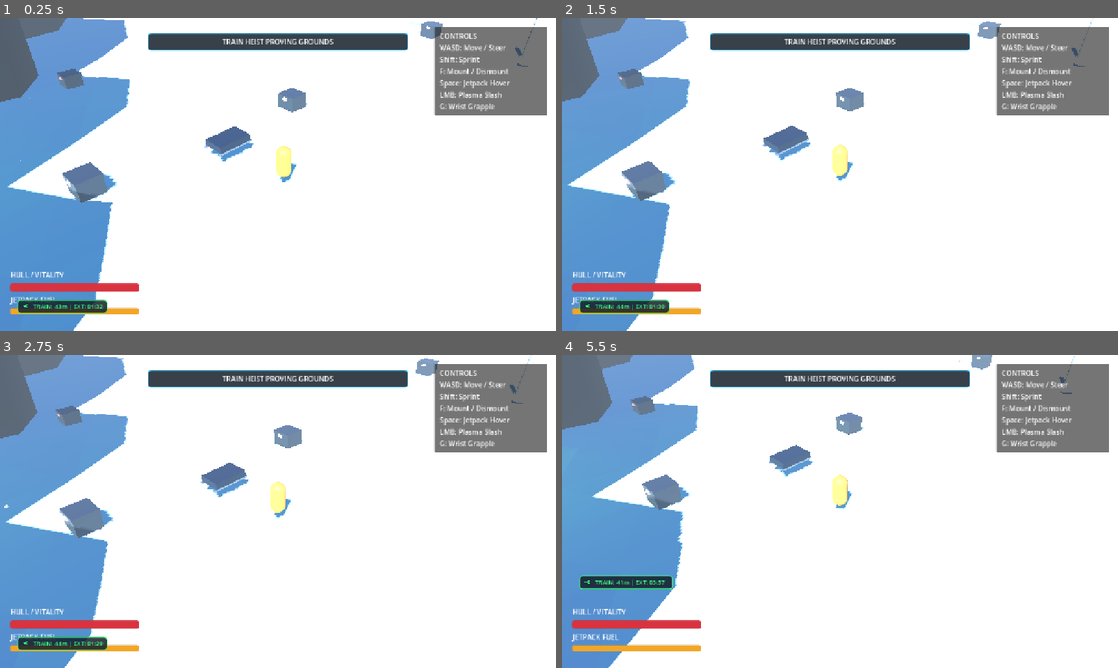
Above: before the commit, frames 1-4 (two rows, left to right).
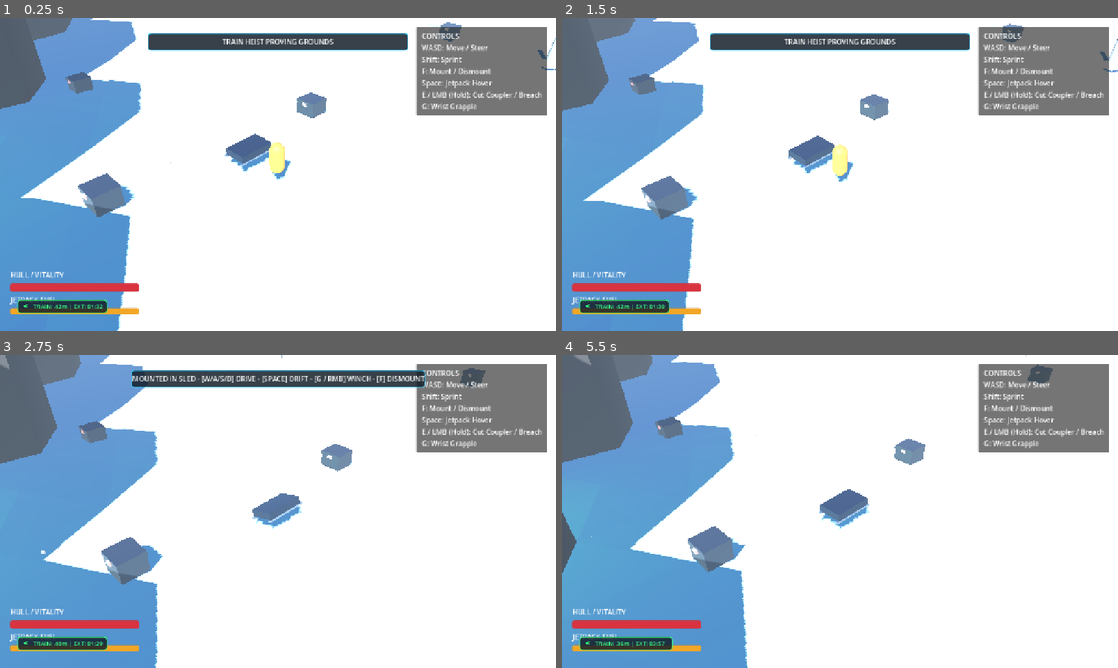
Above: after the commit, the same moments.

Repository: mcintalmo/drift
Game: Godot game, scene res://scenes/world/ActiveTrainHeistSector.tscn
Two runs of this game, one before a commit and one after it. Both use one fixed random seed, a clock stepped at 60 frames per second and the inputs below. This scene is started directly instead of the project's main scene.
Inputs (mouse positions are in pixels of both pictures, inside the frame that each line leads up to):
- Up to frame 1 (0.25 s): no input
- Up to frame 2 (1.5 s): tap Enter (ui_accept) at 0.5, 0.77, 1.25 s; move the mouse to (962, 158) at 0.52 s; press the mouse at (962, 158) at 0.53 s; hold E (pilot_lean_right) 0.53-1.25 s; release the mouse at (962, 158) at 1.25 s; drag from (728, 190) to (812, 237) at 1.27 s
- Up to frame 3 (2.75 s): tap Enter (ui_accept) at 2 s; move the mouse to (333, 442) at 2.02 s; hold E (pilot_lean_right) from 2.03 s (still down); hold F (pilot_mount_dismount) from 2.03 s (still down); click (333, 442) at 2.3 s
- Up to frame 4 (5.5 s): release E (pilot_lean_right) at 2.75 s; release F (pilot_mount_dismount) at 2.75 s; drag from (812, 574) to (673, 464) at 2.77 s; tap Enter (ui_accept) at 3.5, 3.77, 4.25 s; move the mouse to (1006, 558) at 3.52 s; hold Q (pilot_lean_left) 3.53-4.25 s; hold Shift (sprint) 3.53-4.25 s; click (1006, 558) at 3.8 s; drag from (673, 464) to (756, 433) at 4.27 s; move the mouse to (867, 511) at 5.02 s; press the mouse at (867, 511) at 5.03 s; hold S (brake_reverse) from 5.03 s (still down)

The runs differ from the first frame. In frame 1, 9.5% of the frame differs, in the area x 0-100%, y 0-100%; in frame 2, 11%; in frame 3, 17%; in frame 4, 22%, in the area x 0-98%, y 0-100%.

Commit message:
Enlarge train cars, widen spacing to 15m, and add hold-to-interact donut coupler cutting

Diff:
--- a/project.godot
+++ b/project.godot
@@ -127,3 +127,10 @@
 , Object(InputEventJoypadButton,"resource_local_to_scene":false,"resource_name":"","device":-1,"button_index":8,"pressure":0.0,"pressed":false,"script":null)
 ]
 }
+pilot_interact={
+"deadzone": 0.5,
+"events": [Object(InputEventKey,"resource_local_to_scene":false,"resource_name":"","device":-1,"window_id":0,"alt_pressed":false,"shift_pressed":false,"ctrl_pressed":false,"meta_pressed":false,"pressed":false,"keycode":0,"physical_keycode":69,"key_label":0,"unicode":101,"location":0,"echo":false,"script":null)
+, Object(InputEventKey,"resource_local_to_scene":false,"resource_name":"","device":-1,"window_id":0,"alt_pressed":false,"shift_pressed":false,"ctrl_pressed":false,"meta_pressed":false,"pressed":false,"keycode":0,"physical_keycode":70,"key_label":0,"unicode":102,"location":0,"echo":false,"script":null)
+, Object(InputEventJoypadButton,"resource_local_to_scene":false,"resource_name":"","device":-1,"button_index":2,"pressure":0.0,"pressed":false,"script":null)
+]
+}
--- a/scenes/entities/train/ArmoredBoxcar.tscn
+++ b/scenes/entities/train/ArmoredBoxcar.tscn
@@ -7,7 +7,7 @@
 [ext_resource type="PackedScene" path="res://scenes/containers/GroundCrate.tscn" id="5_crate"]
 
 [sub_resource type="BoxShape3D" id="BoxShape3D_body"]
-size = Vector3(3.2, 3.2, 8.4)
+size = Vector3(4.2, 4.4, 9.8)
 
 [sub_resource type="StandardMaterial3D" id="StandardMaterial3D_rust"]
 albedo_color = Color(0.48, 0.26, 0.18, 1)
@@ -16,7 +16,7 @@
 
 [sub_resource type="BoxMesh" id="BoxMesh_body"]
 material = SubResource("StandardMaterial3D_rust")
-size = Vector3(3.0, 3.0, 8.4)
+size = Vector3(4.0, 3.8, 9.8)
 
 [sub_resource type="StandardMaterial3D" id="StandardMaterial3D_door"]
 albedo_color = Color(0.32, 0.35, 0.38, 1)
@@ -25,7 +25,7 @@
 
 [sub_resource type="BoxMesh" id="BoxMesh_door"]
 material = SubResource("StandardMaterial3D_door")
-size = Vector3(0.15, 2.6, 2.8)
+size = Vector3(0.18, 3.0, 3.2)
 
 [sub_resource type="StandardMaterial3D" id="StandardMaterial3D_mag_lock"]
 albedo_color = Color(0.9, 0.2, 0.1, 1)
@@ -35,39 +35,39 @@
 
 [sub_resource type="BoxMesh" id="BoxMesh_lock"]
 material = SubResource("StandardMaterial3D_mag_lock")
-size = Vector3(0.35, 0.35, 0.35)
+size = Vector3(0.4, 0.4, 0.4)
 
 [sub_resource type="BoxShape3D" id="BoxShape3D_lock_hurtbox"]
-size = Vector3(0.6, 0.6, 0.6)
+size = Vector3(0.8, 0.8, 0.8)
 
 [node name="ArmoredBoxcar" type="AnimatableBody3D" groups=["train_convoy"]]
 collision_layer = 1
 collision_mask = 7
 script = ExtResource("1_train_car")
-car_length_m = 8.5
-car_width_m = 3.2
-car_height_m = 3.6
+car_length_m = 9.8
+car_width_m = 4.0
+car_height_m = 4.4
 
 [node name="BoxcarCollision" type="CollisionShape3D" parent="."]
-transform = Transform3D(1, 0, 0, 0, 1, 0, 0, 0, 1, 0, 2.0, 0)
+transform = Transform3D(1, 0, 0, 0, 1, 0, 0, 0, 1, 0, 2.2, 0)
 shape = SubResource("BoxShape3D_body")
 
 [node name="VisualModel" type="Node3D" parent="."]
 
 [node name="BodyMesh" type="MeshInstance3D" parent="VisualModel"]
-transform = Transform3D(1, 0, 0, 0, 1, 0, 0, 0, 1, 0, 1.9, 0)
+transform = Transform3D(1, 0, 0, 0, 1, 0, 0, 0, 1, 0, 2.1, 0)
 mesh = SubResource("BoxMesh_body")
 
 [node name="LeftSlidingDoor" type="MeshInstance3D" parent="VisualModel"]
-transform = Transform3D(1, 0, 0, 0, 1, 0, 0, 0, 1, -1.55, 1.7, 0)
+transform = Transform3D(1, 0, 0, 0, 1, 0, 0, 0, 1, -2.05, 1.9, 0)
 mesh = SubResource("BoxMesh_door")
 
 [node name="RightSlidingDoor" type="MeshInstance3D" parent="VisualModel"]
-transform = Transform3D(1, 0, 0, 0, 1, 0, 0, 0, 1, 1.55, 1.7, 0)
+transform = Transform3D(1, 0, 0, 0, 1, 0, 0, 0, 1, 2.05, 1.9, 0)
 mesh = SubResource("BoxMesh_door")
 
 [node name="MagneticLock" type="MeshInstance3D" parent="VisualModel"]
-transform = Transform3D(1, 0, 0, 0, 1, 0, 0, 0, 1, -1.65, 1.7, 0)
+transform = Transform3D(1, 0, 0, 0, 1, 0, 0, 0, 1, -2.15, 1.9, 0)
 mesh = SubResource("BoxMesh_lock")
 
 [node name="DoorHealthComponent" type="Node" parent="."]
@@ -75,7 +75,7 @@
 max_health = 60.0
 
 [node name="DoorHurtbox" type="Area3D" parent="." node_paths=PackedStringArray("health_component")]
-transform = Transform3D(1, 0, 0, 0, 1, 0, 0, 0, 1, -1.6, 1.7, 0)
+transform = Transform3D(1, 0, 0, 0, 1, 0, 0, 0, 1, -2.1, 1.9, 0)
 collision_layer = 16
 collision_mask = 8
 script = ExtResource("3_hurtbox")
@@ -86,15 +86,15 @@
 shape = SubResource("BoxShape3D_lock_hurtbox")
 
 [node name="RoofGrappleAnchor" type="Node3D" parent="." groups=["grapple_anchors"]]
-transform = Transform3D(1, 0, 0, 0, 1, 0, 0, 0, 1, 0, 3.6, 0)
+transform = Transform3D(1, 0, 0, 0, 1, 0, 0, 0, 1, 0, 4.2, 0)
 script = ExtResource("4_anchor")
 anchor_type = 2
 is_roof_boarding_anchor = true
 
 [node name="VaultCrate1" parent="." instance=ExtResource("5_crate")]
-transform = Transform3D(1, 0, 0, 0, 1, 0, 0, 0, 1, 0, 0.5, -1.5)
+transform = Transform3D(1, 0, 0, 0, 1, 0, 0, 0, 1, 0, 0.5, -2.0)
 crate_variant = 2
 
 [node name="VaultCrate2" parent="." instance=ExtResource("5_crate")]
-transform = Transform3D(1, 0, 0, 0, 1, 0, 0, 0, 1, 0, 0.5, 1.5)
+transform = Transform3D(1, 0, 0, 0, 1, 0, 0, 0, 1, 0, 0.5, 2.0)
 crate_variant = 1
--- a/scenes/entities/train/ArmoredLocomotive.tscn
+++ b/scenes/entities/train/ArmoredLocomotive.tscn
@@ -4,7 +4,7 @@
 [ext_resource type="Script" path="res://scripts/components/grapple_anchor_component.gd" id="4_anchor"]
 
 [sub_resource type="BoxShape3D" id="BoxShape3D_loco"]
-size = Vector3(3.4, 4.0, 8.8)
+size = Vector3(4.4, 4.8, 10.5)
 
 [sub_resource type="StandardMaterial3D" id="StandardMaterial3D_hull"]
 albedo_color = Color(0.22, 0.28, 0.25, 1)
@@ -13,7 +13,7 @@
 
 [sub_resource type="BoxMesh" id="BoxMesh_body"]
 material = SubResource("StandardMaterial3D_hull")
-size = Vector3(3.2, 3.2, 8.8)
+size = Vector3(4.2, 4.2, 10.5)
 
 [sub_resource type="StandardMaterial3D" id="StandardMaterial3D_plow"]
 albedo_color = Color(0.18, 0.20, 0.22, 1)
@@ -22,7 +22,7 @@
 
 [sub_resource type="PrismMesh" id="PrismMesh_plow"]
 material = SubResource("StandardMaterial3D_plow")
-size = Vector3(3.6, 1.8, 1.8)
+size = Vector3(4.6, 2.4, 2.2)
 
 [sub_resource type="StandardMaterial3D" id="StandardMaterial3D_light"]
 albedo_color = Color(0.1, 0.9, 0.3, 1)
@@ -32,48 +32,48 @@
 
 [sub_resource type="SphereMesh" id="SphereMesh_lamp"]
 material = SubResource("StandardMaterial3D_light")
-radius = 0.25
-height = 0.5
+radius = 0.32
+height = 0.64
 
 [node name="ArmoredLocomotive" type="AnimatableBody3D" groups=["train_convoy"]]
 collision_layer = 1
 collision_mask = 7
 script = ExtResource("1_train_car")
-car_length_m = 9.2
-car_width_m = 3.4
-car_height_m = 4.0
+car_length_m = 10.5
+car_width_m = 4.2
+car_height_m = 4.8
 
 [node name="LocoCollision" type="CollisionShape3D" parent="."]
-transform = Transform3D(1, 0, 0, 0, 1, 0, 0, 0, 1, 0, 2.0, 0)
+transform = Transform3D(1, 0, 0, 0, 1, 0, 0, 0, 1, 0, 2.4, 0)
 shape = SubResource("BoxShape3D_loco")
 
 [node name="VisualModel" type="Node3D" parent="."]
 
 [node name="BodyMesh" type="MeshInstance3D" parent="VisualModel"]
-transform = Transform3D(1, 0, 0, 0, 1, 0, 0, 0, 1, 0, 1.8, 0)
+transform = Transform3D(1, 0, 0, 0, 1, 0, 0, 0, 1, 0, 2.2, 0)
 mesh = SubResource("BoxMesh_body")
 
 [node name="PlowMesh" type="MeshInstance3D" parent="VisualModel"]
-transform = Transform3D(1, 0, 0, 0, -4.37114e-08, 1, 0, -1, -4.37114e-08, 0, 0.9, -4.6)
+transform = Transform3D(1, 0, 0, 0, -4.37114e-08, 1, 0, -1, -4.37114e-08, 0, 1.1, -5.4)
 mesh = SubResource("PrismMesh_plow")
 
 [node name="HeadlampLeft" type="MeshInstance3D" parent="VisualModel"]
-transform = Transform3D(1, 0, 0, 0, 1, 0, 0, 0, 1, -1.1, 2.5, -4.4)
+transform = Transform3D(1, 0, 0, 0, 1, 0, 0, 0, 1, -1.4, 3.0, -5.2)
 mesh = SubResource("SphereMesh_lamp")
 
 [node name="HeadlampRight" type="MeshInstance3D" parent="VisualModel"]
-transform = Transform3D(1, 0, 0, 0, 1, 0, 0, 0, 1, 1.1, 2.5, -4.4)
+transform = Transform3D(1, 0, 0, 0, 1, 0, 0, 0, 1, 1.4, 3.0, -5.2)
 mesh = SubResource("SphereMesh_lamp")
 
 [node name="CorpoBeam" type="SpotLight3D" parent="VisualModel"]
-transform = Transform3D(1, 0, 0, 0, 0.984808, 0.173648, 0, -0.173648, 0.984808, 0, 2.8, -4.5)
+transform = Transform3D(1, 0, 0, 0, 0.984808, 0.173648, 0, -0.173648, 0.984808, 0, 3.2, -5.3)
 light_color = Color(0.2, 1, 0.45, 1)
 light_energy = 8.0
-spot_range = 65.0
-spot_angle = 38.0
+spot_range = 75.0
+spot_angle = 40.0
 
 [node name="RoofGrappleAnchor" type="Node3D" parent="." groups=["grapple_anchors"]]
-transform = Transform3D(1, 0, 0, 0, 1, 0, 0, 0, 1, 0, 3.8, 0)
+transform = Transform3D(1, 0, 0, 0, 1, 0, 0, 0, 1, 0, 4.6, 0)
 script = ExtResource("4_anchor")
 anchor_type = 2
 is_roof_boarding_anchor = true
--- a/scenes/entities/train/CircularHitchPlatform.tscn
+++ b/scenes/entities/train/CircularHitchPlatform.tscn
@@ -6,8 +6,8 @@
 [ext_resource type="Script" path="res://scripts/components/grapple_anchor_component.gd" id="4_anchor"]
 
 [sub_resource type="CylinderShape3D" id="CylinderShape3D_platform"]
-height = 0.35
-radius = 1.4
+height = 0.4
+radius = 1.65
 
 [sub_resource type="StandardMaterial3D" id="StandardMaterial3D_grate"]
 albedo_color = Color(0.18, 0.21, 0.24, 1)
@@ -16,9 +16,9 @@
 
 [sub_resource type="CylinderMesh" id="CylinderMesh_grate"]
 material = SubResource("StandardMaterial3D_grate")
-top_radius = 1.35
-bottom_radius = 1.35
-height = 0.18
+top_radius = 1.6
+bottom_radius = 1.6
+height = 0.22
 
 [sub_resource type="StandardMaterial3D" id="StandardMaterial3D_rim"]
 albedo_color = Color(0.9, 0.7, 0.1, 1)
@@ -27,8 +27,8 @@
 
 [sub_resource type="TorusMesh" id="TorusMesh_rim"]
 material = SubResource("StandardMaterial3D_rim")
-inner_radius = 1.25
-outer_radius = 1.38
+inner_radius = 1.48
+outer_radius = 1.64
 
 [sub_resource type="StandardMaterial3D" id="StandardMaterial3D_coupler"]
 albedo_color = Color(0.9, 0.4, 0.1, 1)
@@ -38,10 +38,10 @@
 
 [sub_resource type="BoxMesh" id="BoxMesh_coupler"]
 material = SubResource("StandardMaterial3D_coupler")
-size = Vector3(0.65, 0.5, 0.65)
+size = Vector3(0.8, 0.6, 0.8)
 
 [sub_resource type="BoxShape3D" id="BoxShape3D_coupler_col"]
-size = Vector3(1.2, 0.9, 1.2)
+size = Vector3(1.4, 1.1, 1.4)
 
 [sub_resource type="StandardMaterial3D" id="StandardMaterial3D_post"]
 albedo_color = Color(0.25, 0.28, 0.32, 1)
@@ -50,9 +50,9 @@
 
 [sub_resource type="CylinderMesh" id="CylinderMesh_post"]
 material = SubResource("StandardMaterial3D_post")
-top_radius = 0.04
-bottom_radius = 0.04
-height = 0.7
+top_radius = 0.045
+bottom_radius = 0.045
+height = 0.8
 
 [sub_resource type="StandardMaterial3D" id="StandardMaterial3D_beacon"]
 albedo_color = Color(1, 0.5, 0.1, 1)
@@ -62,49 +62,49 @@
 
 [sub_resource type="SphereMesh" id="SphereMesh_beacon"]
 material = SubResource("StandardMaterial3D_beacon")
-radius = 0.06
-height = 0.12
+radius = 0.07
+height = 0.14
 
 [node name="CircularHitchPlatform" type="AnimatableBody3D" groups=["train_convoy"]]
 collision_layer = 1
 collision_mask = 7
 script = ExtResource("1_hitch")
-car_length_m = 2.8
-car_width_m = 2.8
-car_height_m = 1.8
+car_length_m = 3.2
+car_width_m = 3.2
+car_height_m = 2.0
 
 [node name="HitchCollision" type="CollisionShape3D" parent="."]
-transform = Transform3D(1, 0, 0, 0, 1, 0, 0, 0, 1, 0, 0.75, 0)
+transform = Transform3D(1, 0, 0, 0, 1, 0, 0, 0, 1, 0, 0.85, 0)
 shape = SubResource("CylinderShape3D_platform")
 
 [node name="VisualModel" type="Node3D" parent="."]
 
 [node name="PlatformGrateMesh" type="MeshInstance3D" parent="VisualModel"]
-transform = Transform3D(1, 0, 0, 0, 1, 0, 0, 0, 1, 0, 0.75, 0)
+transform = Transform3D(1, 0, 0, 0, 1, 0, 0, 0, 1, 0, 0.85, 0)
 mesh = SubResource("CylinderMesh_grate")
 
 [node name="SafetyRimMesh" type="MeshInstance3D" parent="VisualModel"]
-transform = Transform3D(1, 0, 0, 0, 1, 0, 0, 0, 1, 0, 0.85, 0)
+transform = Transform3D(1, 0, 0, 0, 1, 0, 0, 0, 1, 0, 0.95, 0)
 mesh = SubResource("TorusMesh_rim")
 
 [node name="CouplerVisual" type="MeshInstance3D" parent="VisualModel"]
-transform = Transform3D(1, 0, 0, 0, 1, 0, 0, 0, 1, 0, 1.05, 0)
+transform = Transform3D(1, 0, 0, 0, 1, 0, 0, 0, 1, 0, 1.25, 0)
 mesh = SubResource("BoxMesh_coupler")
 
 [node name="Post1" type="MeshInstance3D" parent="VisualModel"]
-transform = Transform3D(1, 0, 0, 0, 1, 0, 0, 0, 1, -1.25, 1.15, 0)
+transform = Transform3D(1, 0, 0, 0, 1, 0, 0, 0, 1, -1.45, 1.25, 0)
 mesh = SubResource("CylinderMesh_post")
 
 [node name="Post2" type="MeshInstance3D" parent="VisualModel"]
-transform = Transform3D(1, 0, 0, 0, 1, 0, 0, 0, 1, 1.25, 1.15, 0)
+transform = Transform3D(1, 0, 0, 0, 1, 0, 0, 0, 1, 1.45, 1.25, 0)
 mesh = SubResource("CylinderMesh_post")
 
 [node name="Beacon1" type="MeshInstance3D" parent="VisualModel"]
-transform = Transform3D(1, 0, 0, 0, 1, 0, 0, 0, 1, -1.25, 1.52, 0)
+transform = Transform3D(1, 0, 0, 0, 1, 0, 0, 0, 1, -1.45, 1.68, 0)
 mesh = SubResource("SphereMesh_beacon")
 
 [node name="Beacon2" type="MeshInstance3D" parent="VisualModel"]
-transform = Transform3D(1, 0, 0, 0, 1, 0, 0, 0, 1, 1.25, 1.52, 0)
+transform = Transform3D(1, 0, 0, 0, 1, 0, 0, 0, 1, 1.45, 1.68, 0)
 mesh = SubResource("SphereMesh_beacon")
 
 [node name="CouplerHealthComponent" type="Node" parent="."]
@@ -112,7 +112,7 @@
 max_health = 80.0
 
 [node name="CouplerHurtbox" type="Area3D" parent="." node_paths=PackedStringArray("health_component")]
-transform = Transform3D(1, 0, 0, 0, 1, 0, 0, 0, 1, 0, 1.05, 0)
+transform = Transform3D(1, 0, 0, 0, 1, 0, 0, 0, 1, 0, 1.25, 0)
 collision_layer = 16
 collision_mask = 8
 script = ExtResource("3_hurtbox")
@@ -123,7 +123,7 @@
 shape = SubResource("BoxShape3D_coupler_col")
 
 [node name="CouplerGrappleAnchor" type="Node3D" parent="." groups=["grapple_anchors"]]
-transform = Transform3D(1, 0, 0, 0, 1, 0, 0, 0, 1, 0, 1.05, 0)
+transform = Transform3D(1, 0, 0, 0, 1, 0, 0, 0, 1, 0, 1.25, 0)
 script = ExtResource("4_anchor")
 anchor_type = 2
 is_roof_boarding_anchor = false
--- a/scenes/ui/ActionProgressDonut.tscn
+++ b/scenes/ui/ActionProgressDonut.tscn
@@ -2,7 +2,7 @@
 
 [ext_resource type="Script" path="res://scripts/ui/action_progress_donut.gd" id="1_donut"]
 
-[node name="ActionProgressDonut" type="Control"]
+[node name="ActionProgressDonut" type="Control" groups=["action_donut"]]
 layout_mode = 3
 anchors_preset = 8
 anchor_left = 0.5
--- a/scenes/ui/HUD.tscn
+++ b/scenes/ui/HUD.tscn
@@ -1,6 +1,7 @@
 [gd_scene format=3 uid="uid://c5k8m2wax1p4"]
 
 [ext_resource type="Script" path="res://scripts/ui/hud.gd" id="1_hud"]
+[ext_resource type="PackedScene" path="res://scenes/ui/ActionProgressDonut.tscn" id="2_donut"]
 
 [sub_resource type="StyleBoxFlat" id="StyleBoxFlat_hp_fill"]
 bg_color = Color(0.85, 0.2, 0.25, 1)
@@ -121,7 +122,7 @@
 
 [node name="Line5" type="Label" parent="Control/ControlsPanel/MarginContainer/VBoxContainer"]
 layout_mode = 2
-text = "LMB: Plasma Slash"
+text = "E / LMB (Hold): Cut Coupler / Breach"
 
 [node name="Line6" type="Label" parent="Control/ControlsPanel/MarginContainer/VBoxContainer"]
 layout_mode = 2
@@ -141,3 +142,6 @@
 text = "TRAIN HEIST PROVING GROUNDS"
 horizontal_alignment = 1
 vertical_alignment = 1
+
+[node name="ActionProgressDonut" parent="Control" instance=ExtResource("2_donut")]
+layout_mode = 1
--- a/scripts/entities/world/moving_train.gd
+++ b/scripts/entities/world/moving_train.gd
@@ -12,8 +12,8 @@
 @export var cruise_speed_ms: float = 14.0
 @export var acceleration_ms2: float = 3.5
 @export var start_delay_seconds: float = 4.0
-@export var car_spacing_m: float = 10.0
-@export var bogie_wheelbase_m: float = 6.4
+@export var car_spacing_m: float = 15.0
+@export var bogie_wheelbase_m: float = 7.5
 @export var train_cars: Array[TrainCar] = []
 @export var hitch_platforms: Array[TrainCar] = []
 
--- a/scripts/entities/world/train_hitch_platform.gd
+++ b/scripts/entities/world/train_hitch_platform.gd
@@ -6,9 +6,29 @@
 
 func _ready() -> void:
 	super._ready()
-	car_length_m = 2.8
-	car_width_m = 2.8
-	car_height_m = 1.8
+	car_length_m = 3.2
+	car_width_m = 3.2
+	car_height_m = 2.0
+
+## Precision hold-to-interact cutting of the magnetic coupler mechanism
+func interact_plasma_torch(player: Node3D, donut: Node) -> void:
+	if not is_coupled:
+		return
+
+	if donut and donut.has_method("start_channel"):
+		donut.start_channel(
+			"Cutting Magnetic Coupler Lock...",
+			2.0,
+			func() -> void:
+				uncouple_car(),
+			func() -> void:
+				pass, # Cancelled on button release
+			coupler_vis if coupler_vis else self,
+			player,
+			4.5
+		)
+	else:
+		uncouple_car()
 
 ## Overrides uncouple to disconnect trailing train cars when this hitch is severed
 func uncouple_car() -> void:
--- a/scripts/state_machine/pilot_states/pilot_walking_state.gd
+++ b/scripts/state_machine/pilot_states/pilot_walking_state.gd
@@ -52,8 +52,22 @@
 				if w_comp and w_comp.get("is_tethered") == true and w_comp.has_method("detach_tether"):
 					w_comp.call("detach_tether")
 
-	# Check attack / breach trigger
-	if Input.is_action_just_pressed(&"pilot_melee_breach") and weapon_socket:
+	# Hold-to-Interact Plasma Torch / Coupler Cutting Channel (E / F / LMB)
+	var is_interact_held: bool = Input.is_action_pressed(&"pilot_interact") or Input.is_action_pressed(&"pilot_melee_breach")
+	var donut: ActionProgressDonut = _get_action_donut()
+
+	if is_interact_held:
+		if donut and not donut.is_channeling:
+			var target_interactable: Node = _find_nearby_interact_target()
+			if target_interactable and target_interactable.has_method("interact_plasma_torch"):
+				target_interactable.call("interact_plasma_torch", pilot, donut)
+	else:
+		# Released interact/attack button while channeling -> cancel and reset donut
+		if donut and donut.is_channeling:
+			donut.cancel_channel()
+
+	# Melee weapon slash trigger (tap LMB when not channeling)
+	if Input.is_action_just_pressed(&"pilot_melee_breach") and weapon_socket and (not donut or not donut.is_channeling):
 		weapon_socket.trigger_attack()
 
 	# Query backpack mass and center-of-mass offset
@@ -156,7 +170,35 @@
 
 	pilot.move_and_slide()
 
-## Detects if the pilot is standing on or riding a TrainCar
+## Finds nearest interactable coupler or lock within interaction range
+func _find_nearby_interact_target() -> Node:
+	if not pilot or not pilot.is_inside_tree():
+		return null
+
+	var p_pos: Vector3 = pilot.global_position
+	var min_dist: float = 4.2
+	var best_target: Node = null
+
+	var convoy: Array[Node] = pilot.get_tree().get_nodes_in_group(&"train_convoy")
+	for node: Node in convoy:
+		if is_instance_valid(node):
+			var n_pos: Vector3 = node.global_position if node.is_inside_tree() else (node as Node3D).position
+			var dist: float = p_pos.distance_to(n_pos)
+			if dist < min_dist:
+				min_dist = dist
+				best_target = node
+
+	return best_target
+
+func _get_action_donut() -> ActionProgressDonut:
+	if not pilot or not pilot.is_inside_tree():
+		return null
+	var donuts: Array[Node] = pilot.get_tree().get_nodes_in_group(&"action_donut")
+	if not donuts.is_empty() and donuts[0] is ActionProgressDonut:
+		return donuts[0] as ActionProgressDonut
+	return null
+
+## Detects if the pilot is standing on or riding a TrainCar or CircularHitchPlatform
 func _get_riding_train_car() -> TrainCar:
 	if not pilot or not pilot.is_inside_tree():
 		return null
@@ -171,11 +213,11 @@
 				if car:
 					return car
 
-	# 2. Downward probe raycast (within 1.2m below feet)
+	# 2. Downward probe raycast (within 1.4m below feet)
 	var space_state: PhysicsDirectSpaceState3D = pilot.get_world_3d().direct_space_state
 	if space_state:
 		var start: Vector3 = pilot.global_position + Vector3(0, 0.4, 0)
-		var end: Vector3 = pilot.global_position + Vector3(0, -1.2, 0)
+		var end: Vector3 = pilot.global_position + Vector3(0, -1.4, 0)
 		var query: PhysicsRayQueryParameters3D = PhysicsRayQueryParameters3D.create(start, end)
 		query.exclude = [pilot.get_rid()]
 		var res: Dictionary = space_state.intersect_ray(query)
@@ -185,14 +227,14 @@
 			if car:
 				return car
 
-	# 3. Proximity check within train car roof local bounding box
+	# 3. Proximity check within train car roof or turntable local bounding box
 	var convoy: Array[Node] = pilot.get_tree().get_nodes_in_group(&"train_convoy")
 	for node: Node in convoy:
 		if node is TrainCar and node.visible:
 			var car: TrainCar = node as TrainCar
 			var local_pos: Vector3 = car.global_transform.affine_inverse() * pilot.global_position
-			# Train car bounds: X in [-1.8, 1.8], Z in [-4.8, 4.8], Y in [0.5, 4.8] (roof + lowered hitch platforms)
-			if absf(local_pos.x) <= 1.8 and absf(local_pos.z) <= 4.8 and local_pos.y >= 0.5 and local_pos.y <= 4.8:
+			# Enlarged train car & turntable bounds
+			if absf(local_pos.x) <= 2.4 and absf(local_pos.z) <= 5.8 and local_pos.y >= 0.4 and local_pos.y <= 5.8:
 				return car
 
 	return null
